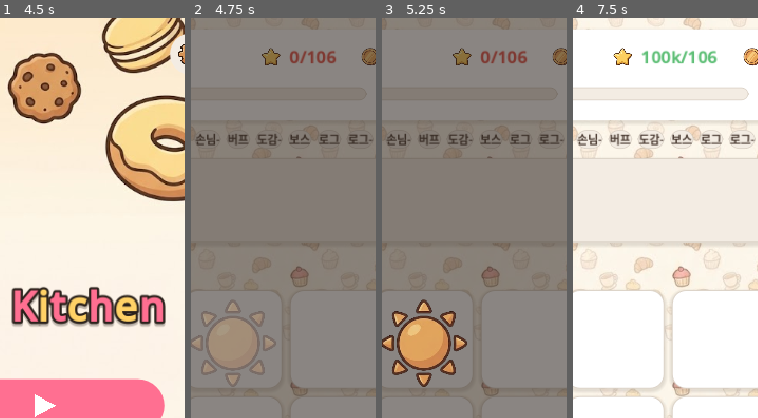
Above: before the commit, frames 1-4 (left to right).
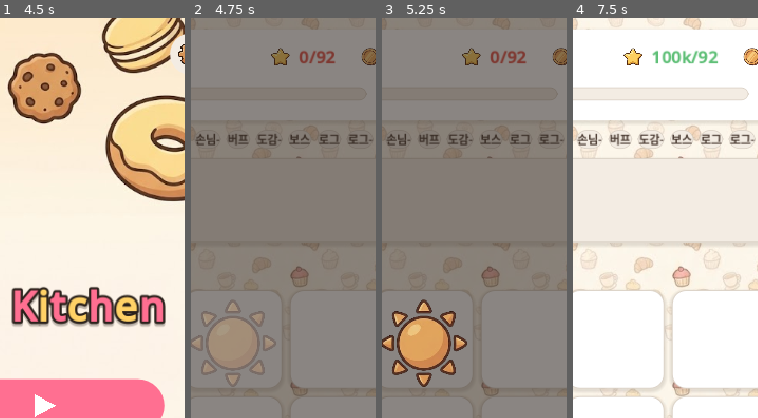
Above: after the commit, the same moments.

Repository: yellyB/game-slot-kitchen
Game: Godot game, scene res://scenes/Main.tscn
Same seed, same stepped clock (60 frames per second), same inputs: the game is played once before the commit and once after it. Sound files missing from this copy of the repository are replaced by a short silence.
Inputs (mouse positions are % of the whole screen's width and height, from its top left):
- Up to frame 1 (4.5 s): tap Enter at 0.5 s; move the mouse to (45, 70) at 0.52 s; hold W 0.53-1.25 s; tap Q at 0.6 s; click (45, 70) at 0.67 s; tap Space at 0.77 s; click (11, 5) at 1.25 s; drag from (80, 65) to (45, 70) at 2.02 s; move the mouse to (20, 35) at 2.77 s; hold A 2.78-3.5 s; tap R at 2.85 s; drag from (55, 50) to (20, 35) at 3.52 s; move the mouse to (35, 25) at 4.27 s; hold S from 4.28 s (still down); tap Z at 4.35 s
- Up to frame 2 (4.75 s): keep holding S; tap Space at 4.52 s
- Up to frame 3 (5.25 s): release S at 5 s; drag from (21, 40) to (35, 25) at 5.02 s
- Up to frame 4 (7.5 s): move the mouse to (50, 40) at 5.77 s; hold W 5.78-6.5 s; tap C at 5.85 s; click (50, 40) at 5.92 s; click "+10만" at 6.5 s; click "별+10만" at 7.25 s
The pictures show only the part of the screen within x 39-89%, y 0-50%; the shares and areas given below are measured in that part.

Frame 1 is identical in both runs. In frame 2, 0.8% of the frame differs, in the area x 38-79%, y 7-12%; in frame 3, 0.8%; in frame 4, 1.2%, in the area x 21-79%, y 7-12%.

Commit message:
온보딩 완화: GATE_MULT 월별 램프(1.0→1.15, 3개월) — 1개월 벌점 제거
1개월차 관문에 1.15 전역배수가 그대로 걸려 day-1 관문이 자연출력 중앙값
위에 앉던 문제(실플레이 45% 즉사) 정정. 월1=1.0, 3개월에 걸쳐 1.15로 램프
후 고정 — 후반 압박은 유지. 시뮬 day-1 통과 70%→86%, 월2도달 51%→78%.

Co-Authored-By: Claude Opus 4.8 (1M context) <noreply@anthropic.com>

Diff:
--- a/data/levels.gd
+++ b/data/levels.gd
@@ -13,7 +13,10 @@
 ## 중후반은 가파르게 올라 스노우볼을 오래 압박. 실로그(중간빌드 월매출)에 맞춰 튜닝. SIM_GROWTH로 스윕.
 ##   rent(mi) = BASE × ( GROWTH^mi + ACCEL_W × (ACCEL^mi − 1) )   (mi=0-base 개월)
 const RENT_BASE := 4000    # 곡선 기준값(mi>=onboarding 스케일). 온보딩(1~6개월차)은 ONBOARD_GATES로 별도.
-const GATE_MULT := 1.15    # 전역 난이도 — 모든 관문(월목표·주관문)에 곱. >1=더 어렵게. 시뮬로 튜닝.
+# 전역 난이도 — 관문에 곱. 온보딩(초반) 보호를 위해 월별 램프: 1개월 ≈1.0 → 후반 GATE_MULT_MAX로 상승.
+const GATE_MULT_MIN := 1.0    # 1개월차 배수(온보딩 — 첫 관문에 1.15 벌점 안 걸림)
+const GATE_MULT_MAX := 1.15   # 정착 배수(후반 압박 유지)
+const GATE_MULT_RAMP := 3     # 이 개월(0-base) 동안 MIN→MAX 선형 상승, 이후 MAX 고정
 # 1~8개월차 주차별 누적 관문 [주1,주2,주3,주4]; 주4=월 목표. m1~m2 실측, m3~m8 추정. 9개월차+는 공식.
 const ONBOARD_GATES := [
 	[100, 220, 300, 440],
@@ -49,6 +52,12 @@
 
 static func months() -> int:
 	return MONTHS.size()
+
+## 이 달(0-base)의 관문 난이도 배수 — 온보딩 보호를 위해 MIN→MAX로 선형 램프 후 고정.
+static func _gate_mult(mi: int) -> float:
+	if mi >= GATE_MULT_RAMP:
+		return GATE_MULT_MAX
+	return GATE_MULT_MIN + (GATE_MULT_MAX - GATE_MULT_MIN) * float(mi) / float(GATE_MULT_RAMP)
 
 ## 이 달(0-base)의 월세 — 볼록 곡선(완만 기본 복리 + 후반 가속). 무한 공식. SIM_GROWTH로 기본 복리 스윕.
 static func _monthly_rent(mi: int) -> int:
@@ -93,8 +102,9 @@
 	var gate := int((ONBOARD_GATES[mi] as Array)[wi]) if mi < ONBOARD_GATES.size() else _week_gate(mr, wi)
 	if not is_end:
 		gate = int(round(float(gate) * PRE_BOSS_MULT))
-	mr = int(round(float(mr) * GATE_MULT))     # 전역 난이도
-	gate = int(round(float(gate) * GATE_MULT))
+	var gm := _gate_mult(mi)                    # 전역 난이도(월별 램프)
+	mr = int(round(float(mr) * gm))
+	gate = int(round(float(gate) * gm))
 	if OS.has_environment("SIM_LOAD"):
 		var mult := float(OS.get_environment("SIM_LOAD"))
 		if mult > 1.0:
